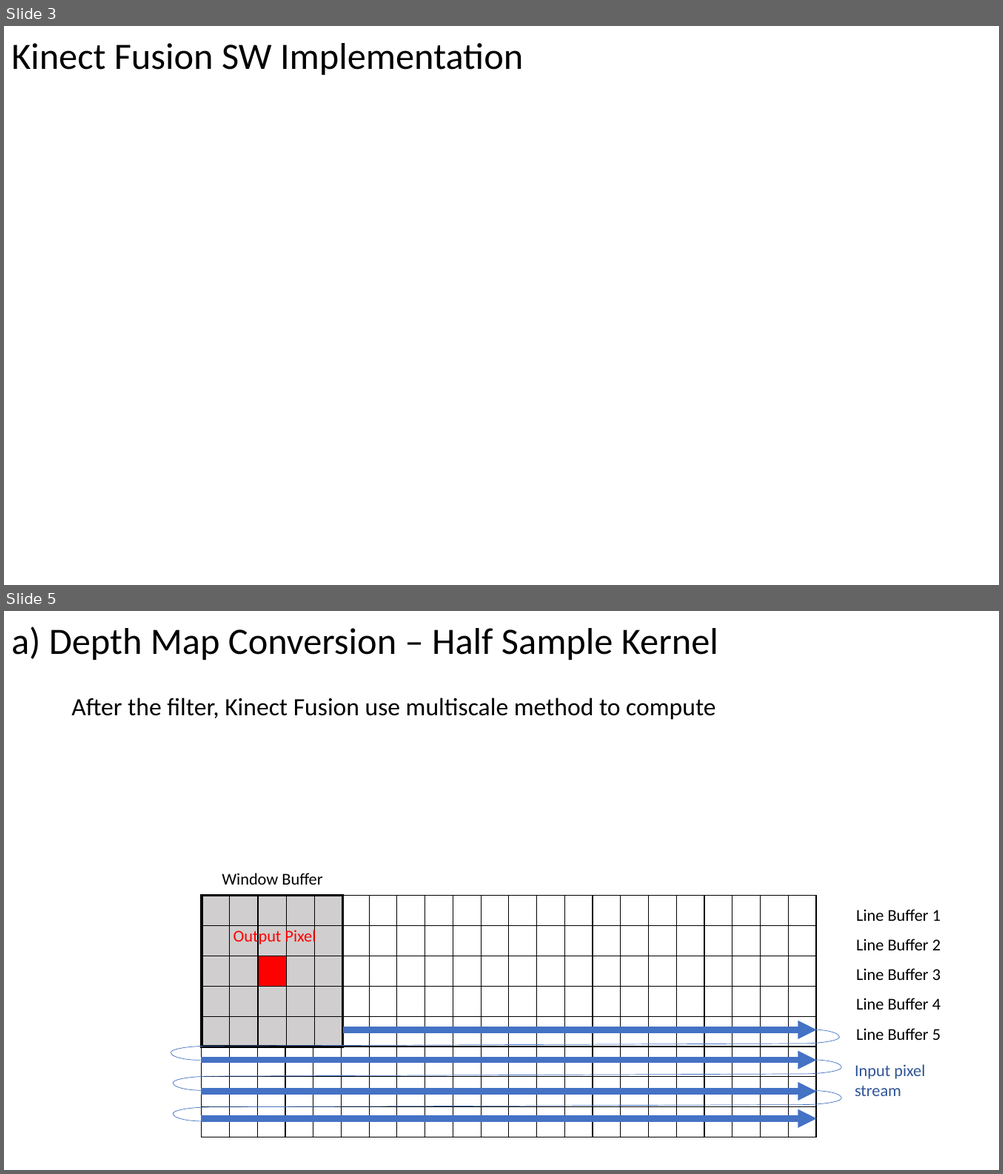
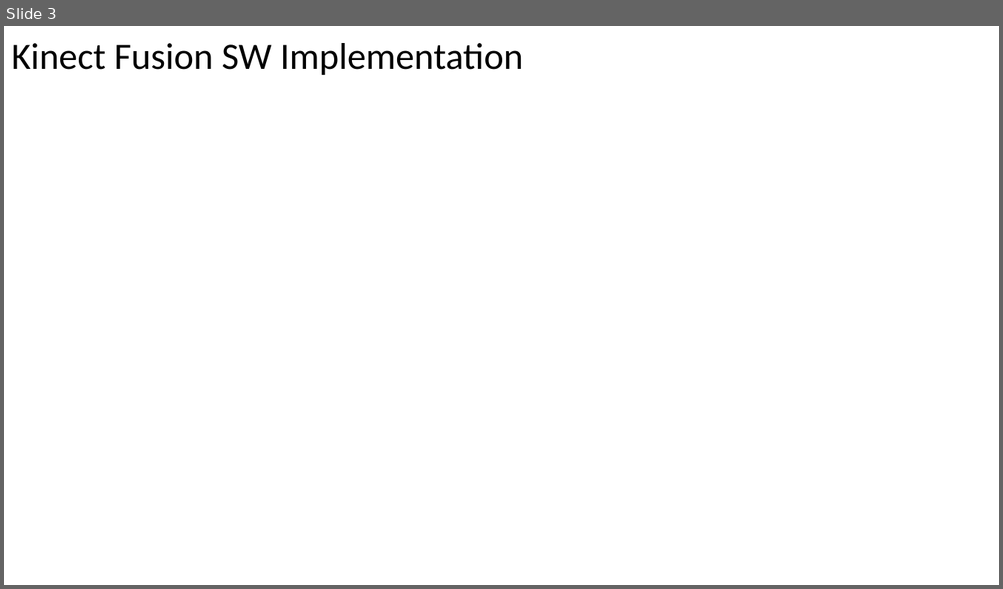
Before and after one commit to Charlee0207/KinectFusion-HLS, a slide deck: Kinect Fusion.pptx. Shown one above the other, each under a label of ours: slides 3 and 5 before the commit, slide 3 after it; the slides between them are not shown. The pictures are 1003x1174 and 1003x589 pixels, drawn with LibreOffice and Linux fonts; fonts in the diff are those of the drawing. Boxes give left, top, right and bottom in pixels: in the first picture for what was removed or moved away, otherwise in the second. Text is boxed around its words. In the diff, an @@ line names an element or a change of style, - is before the commit and + after.

```diff
--- a/Kinect Fusion.pptx
+++ b/Kinect Fusion.pptx
@@ slide 5 removed at [4,611,999,1170], background #FFFFFF @@
@@ title removed at [11,627,718,660] @@
-a) Depth Map Conversion – Half Sample Kernel
@@ subtitle removed at [71,698,715,720] @@
-After the filter, Kinect Fusion use multiscale method to compute
@@ text removed at [222,873,322,885] @@
-Window Buffer
@@ table removed at [202,896,809,1135], 8 rows, 22 columns @@
- |  |  |  |  |  |  |  |  |  |  |  |  |  |  |  |  |  |  |  |  | 
- |  |  |  |  |  |  |  |  |  |  |  |  |  |  |  |  |  |  |  |  | 
- |  |  |  |  |  |  |  |  |  |  |  |  |  |  |  |  |  |  |  |  | 
- |  |  |  |  |  |  |  |  |  |  |  |  |  |  |  |  |  |  |  |  | 
- |  |  |  |  |  |  |  |  |  |  |  |  |  |  |  |  |  |  |  |  | 
- |  |  |  |  |  |  |  |  |  |  |  |  |  |  |  |  |  |  |  |  | 
- |  |  |  |  |  |  |  |  |  |  |  |  |  |  |  |  |  |  |  |  | 
- |  |  |  |  |  |  |  |  |  |  |  |  |  |  |  |  |  |  |  |  | 
@@ table removed at [202,896,344,1045], 5 rows, 5 columns @@
- |  |  |  | 
- |  |  |  | 
- |  |  |  | 
- |  |  |  | 
- |  |  |  | 
@@ text removed at [856,909,940,1040] @@
-Line Buffer 1
-Line Buffer 2
-Line Buffer 3
-Line Buffer 4
-Line Buffer 5
@@ text removed at [233,928,316,946] @@
-Output Pixel
@@ arrow removed from (343, 1031) to (817, 1031) @@
@@ group removed at [171,1030,839,1060]: 4 arc (boxed as its full ellipse)s, 1 line @@
@@ arrow removed from (201, 1060) to (817, 1060) @@
@@ group removed at [173,1060,841,1091]: 4 arc (boxed as its full ellipse)s, 1 line @@
@@ text removed at [854,1065,925,1096] @@
-Input pixel stream
@@ arrow removed from (201, 1091) to (817, 1091) @@
@@ arrow removed from (201, 1119) to (817, 1119) @@
@@ group removed at [173,1091,841,1122]: 4 arc (boxed as its full ellipse)s, 1 line @@
```
Also in this commit, not shown: 1 slide changed, 5 slides added.
